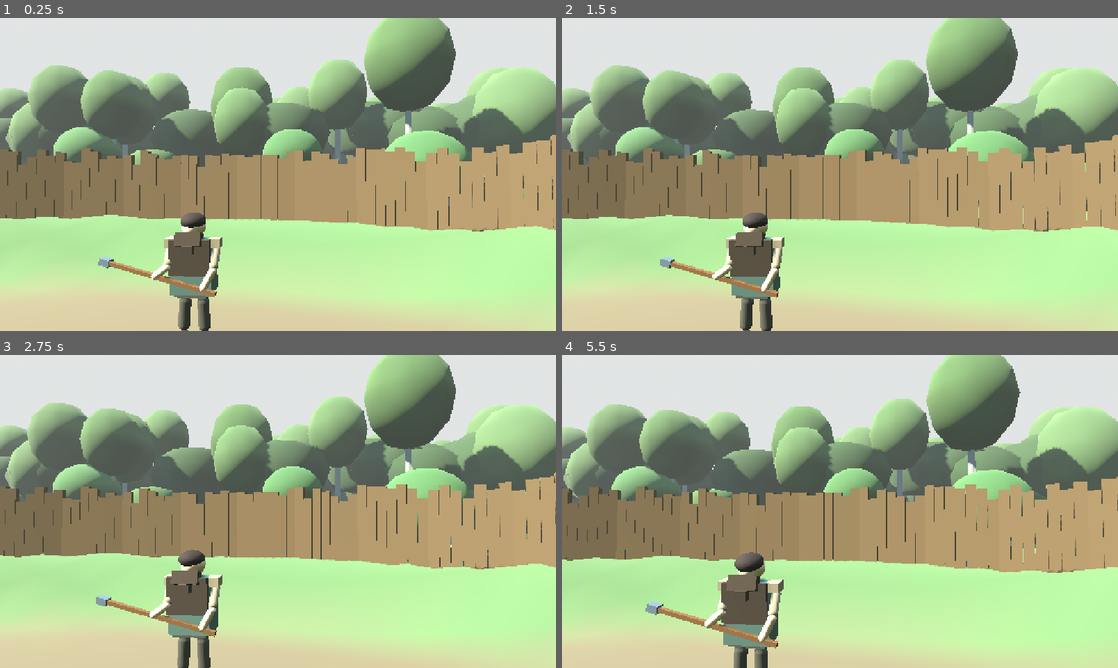
Above: before the commit, frames 1-4 (two rows, left to right).
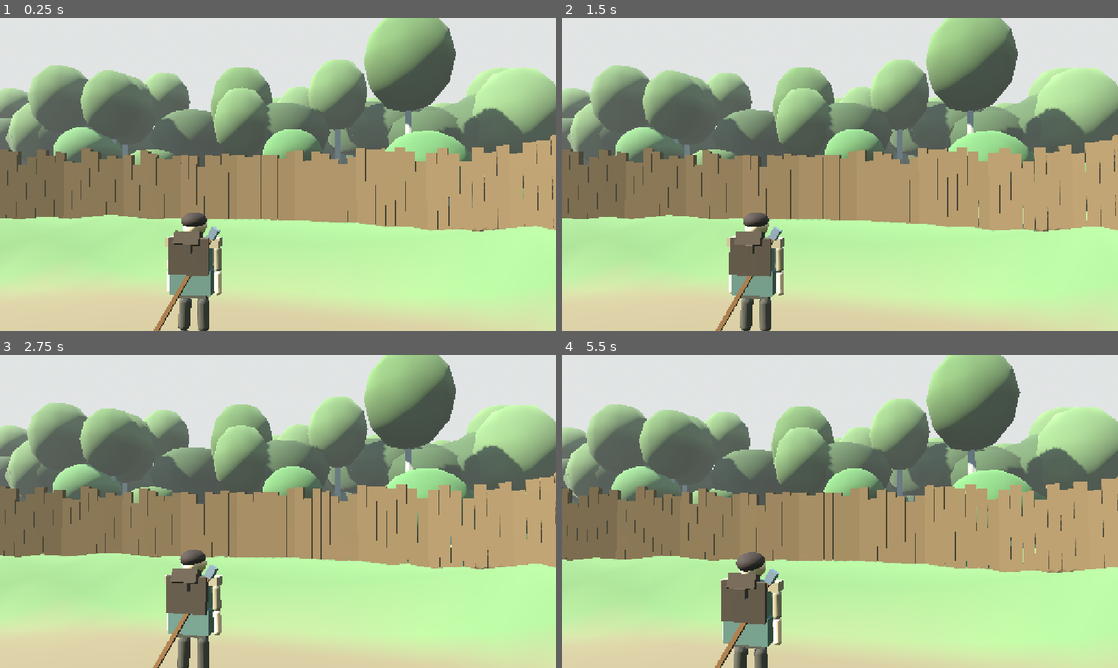
Above: after the commit, the same moments.

Repository: fortins4/devPlayground
Game: Godot game, scene res://scenes/prologue/opening_cattle_drive.tscn
The game is run twice, just before and just after one commit, with the same random seed, the same clock (stepped at 60 frames per second) and the same inputs. This scene is started directly instead of the project's main scene.
Inputs (mouse positions are in pixels of both pictures, inside the frame that each line leads up to):
- Up to frame 1 (0.25 s): no input
- Up to frame 2 (1.5 s): tap Enter at 0.5 s; move the mouse to (867, 174) at 0.52 s; hold Alt (walk) 0.53-1.28 s; hold W (move_forward) from 0.53 s (still down); click (867, 174) at 0.67 s; tap Space (jump) at 0.77 s; tap T at 0.8, 1.35 s; move the mouse to (812, 174) at 1.27 s
- Up to frame 3 (2.75 s): keep holding W (move_forward); tap Space (jump) at 1.52 s; tap Alt (walk) at 1.55 s; move the mouse to (289, 505) at 2.02 s; hold Right mouse button (attack_heavy) from 2.03 s (still down); tap T at 2.3 s
- Up to frame 4 (5.5 s): keep holding W (move_forward); move the mouse to (834, 517) at 2.77 s; release Right mouse button (attack_heavy) at 2.78 s; click (834, 517) at 2.85 s; tap Space (jump) at 3.02, 3.77, 4.52 s; tap Alt (walk) at 3.05, 4.55 s; move the mouse to (878, 514) at 3.52 s; hold H (band_toggle) 3.53-4.28 s; tap T at 3.8, 5.3 s; move the mouse to (795, 508) at 4.27 s; tap Ctrl (crouch) at 4.35 s; move the mouse to (845, 511) at 5.02 s; hold Q (cycle_weapon) from 5.03 s (still down); click (845, 511) at 5.17 s

The runs differ from the first frame. In frame 1, 1.4% of the frame differs, in the area x 17-40%, y 62-100%; in frame 2, 1.4%; in frame 3, 1.4%; in frame 4, 1.6%, in the area x 15-40%, y 62-100%.

Commit message:
Opening: Cian starts with the goad stowed; drive lines say 'Press 3 to draw the goad.'
The director seats the goad on his back at start and on T restart
(player.snap_goad_stowed: unarmed, no stow animation, no guard). Nothing
before the drive draws it; the bucket carry leaves it slung. Drive beats
that need it in hand (rejoin, driving, regather, ambush) append
'Press 3 to draw the goad.' while it is not drawn. Cattle-drive smoke
asserts the stowed start and draws with 3.

Diff:
--- a/scripts/characters/player/player_controller.gd
+++ b/scripts/characters/player/player_controller.gd
@@ -4160,6 +4160,21 @@
 		back.visible = combat == null or combat.current_weapon != CombatSystem.Weapon.GOAD
 
 
+## Opening start / T restart: the goad rides slung on his back at once (unarmed, no stow
+## animation, no guard). The player draws it himself with 3.
+func snap_goad_stowed() -> void:
+	if combat == null:
+		return
+	if combat.current_weapon == CombatSystem.Weapon.UNARMED and _goad_draw_u <= 0.001 and not _goad_stowing:
+		return
+	if combat.current_weapon != CombatSystem.Weapon.UNARMED:
+		combat.set_weapon(CombatSystem.Weapon.UNARMED)
+	if not _goad_seat_ready:
+		_goad_draw_u = 0.0  # _bind_locomotion_joints seats it (weapon is unarmed)
+		return
+	sample_goad_draw(0.0)
+
+
 ## Capture hook. u=0 is the back seat, u=1 is the landed two-hand idle.
 func sample_goad_draw(u: float) -> void:
 	if _goad_draw_tween and _goad_draw_tween.is_valid():
--- a/scripts/prologue/opening_drive_director.gd
+++ b/scripts/prologue/opening_drive_director.gd
@@ -124,8 +124,9 @@
 	if _player:
 		_player_start = _player.global_transform
 		var combat := _player.get_node_or_null("CombatSystem")
-		if combat and combat.has_method("set_weapon"):
-			combat.call("set_weapon", 2)  # CombatSystem.Weapon.GOAD — opening kit: the goad only.
+		# Opening kit: the goad only, and he starts with it slung on his back (stowed). He
+		# draws it himself (3) when the drive needs it; the drive hint says so.
+		_stow_goad()
 		if combat and "knife_in_kit" in combat:
 			combat.set("knife_in_kit", false)  # no knife in the opening (it first appears in the raid)
 	var home := _home_center()
@@ -186,7 +187,25 @@
 			if _player:
 				_player.global_transform = _player_start
 				_player.set("velocity", Vector3.ZERO)
+				_stow_goad()  # a restart starts as the game does: goad on his back
 			get_viewport().set_input_as_handled()
+
+
+func _stow_goad() -> void:
+	if _player == null:
+		return
+	if _player.has_method("snap_goad_stowed"):
+		_player.call("snap_goad_stowed")
+		return
+	var combat := _player.get_node_or_null("CombatSystem")
+	if combat and combat.has_method("set_weapon"):
+		combat.call("set_weapon", 3)  # CombatSystem.Weapon.UNARMED
+
+
+## True while the goad is in his hands (the drive's prods need it drawn).
+func goad_in_hand() -> bool:
+	var combat := _player.get_node_or_null("CombatSystem") if _player else null
+	return combat != null and int(combat.get("current_weapon")) == 2  # CombatSystem.Weapon.GOAD
 
 
 # ---------------------------------------------------------------- queries (HUD / smoke)
--- a/scripts/prologue/opening_sequence.gd
+++ b/scripts/prologue/opening_sequence.gd
@@ -240,21 +240,30 @@
 		"free_her":
 			return "There she is, stuck fast. Goad her out of the bog — goad drawn (3), prod her (LMB / RMB)."
 		"rejoin":
-			return "Drive her back to the herd at the pasture — walk behind her, goad drawn."
+			return "Drive her back to the herd at the pasture — walk behind her, goad drawn." + _draw_hint(d)
 		"stir":
 			return "She's back with the herd. Draw the goad (3) and prod a cow (LMB / RMB) to start the herd home."
 		"latch":
 			return "The herd's in. Swing the pen gate shut and latch it — E at the gateway."
 		"ambush":
-			return "A stray dog's at the herd! Scare it off — E or a goad prod, up close."
+			return "A stray dog's at the herd! Scare it off — E or a goad prod, up close." + _draw_hint(d)
 		"regather":
-			return "Regather the strays scattered off the lane. Goad them back to the herd."
+			return "Regather the strays scattered off the lane. Goad them back to the herd." + _draw_hint(d)
 	var s := "Bring the herd home: walk behind them, goad drawn, up the lane to the pen by the byre."
 	if int(d.call("hud_bogged_count")) > 0:
 		s += "  There's a cow in the bog — goad her out!"
 	elif int(d.call("stalled_count")) > 0:
 		s += "  Some have stopped to graze — keep pushing."
-	return s
+	return s + _draw_hint(d)
+
+
+## He starts with the goad slung on his back; where a drive beat needs it in hand and it isn't,
+## the line says how to draw it (rejoin, driving, regather, ambush; free_her / stir already name
+## the key).
+func _draw_hint(d: Node) -> String:
+	if d.has_method("goad_in_hand") and not bool(d.call("goad_in_hand")):
+		return "  Press 3 to draw the goad."
+	return ""
 
 
 const _NUM_WORDS := ["none", "one", "two", "three", "four", "five", "six", "seven", "eight", "nine", "ten"]
--- a/tools/smoke_opening_cattle_drive.gd
+++ b/tools/smoke_opening_cattle_drive.gd
@@ -64,7 +64,19 @@
 	_check(spawn_to_home < 16.0, "player should spawn near the house/pen")
 	_check(herd_to_home > 80.0, "pasture herd should graze a good distance from home")
 	var combat := player.get_node_or_null("CombatSystem")
-	_check(combat != null and String(combat.call("weapon_name")) == "goad", "opening kit should start on goad")
+	# The opening starts with the goad slung on his back (stowed); he draws it himself with 3.
+	_check(combat != null and String(combat.call("weapon_name")) == "unarmed", "opening kit should start with the goad stowed (got %s)" % (combat.call("weapon_name") if combat else "none"))
+	var k3 := InputEventKey.new()
+	k3.keycode = KEY_3
+	k3.physical_keycode = KEY_3
+	k3.pressed = true
+	Input.parse_input_event(k3)
+	await _wait_physics(0.1)
+	var k3u := k3.duplicate() as InputEventKey
+	k3u.pressed = false
+	Input.parse_input_event(k3u)
+	await _wait_physics(0.6)
+	_check(combat != null and String(combat.call("weapon_name")) == "goad", "3 should draw the goad")
 
 	# Pen gate: stands open, and is inert before 6/6 (no prompt, E does nothing).
 	var gate: Node = get_first_node_in_group("opening_pen_gate")
